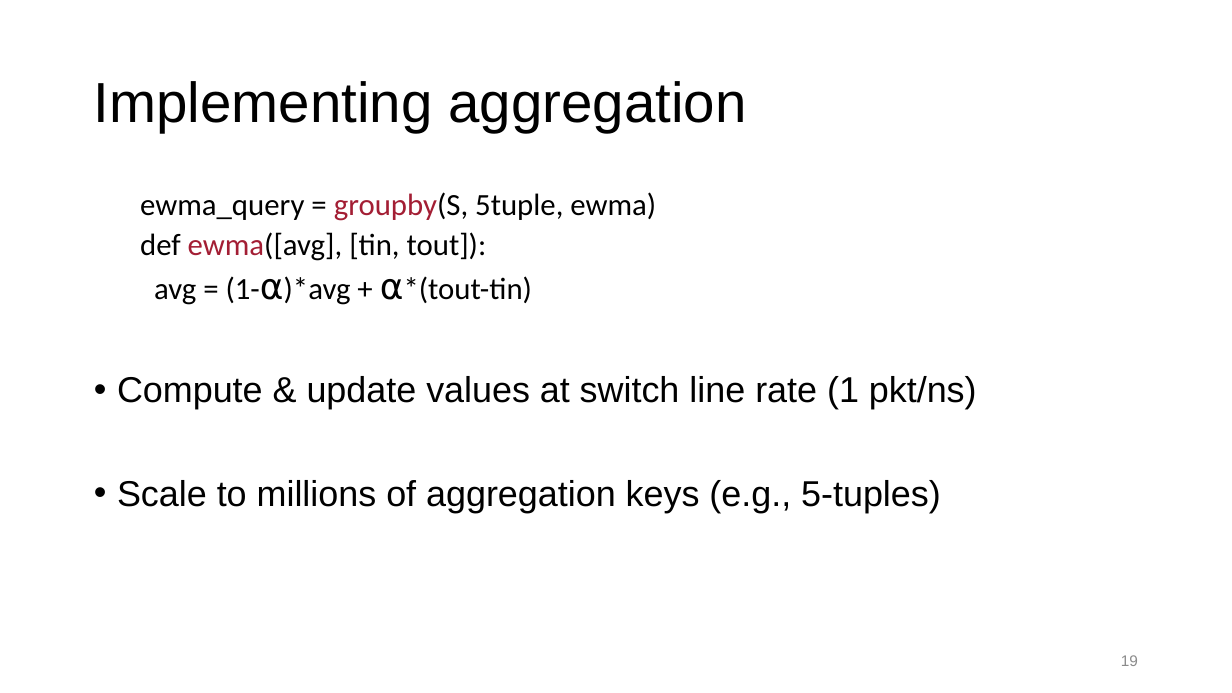
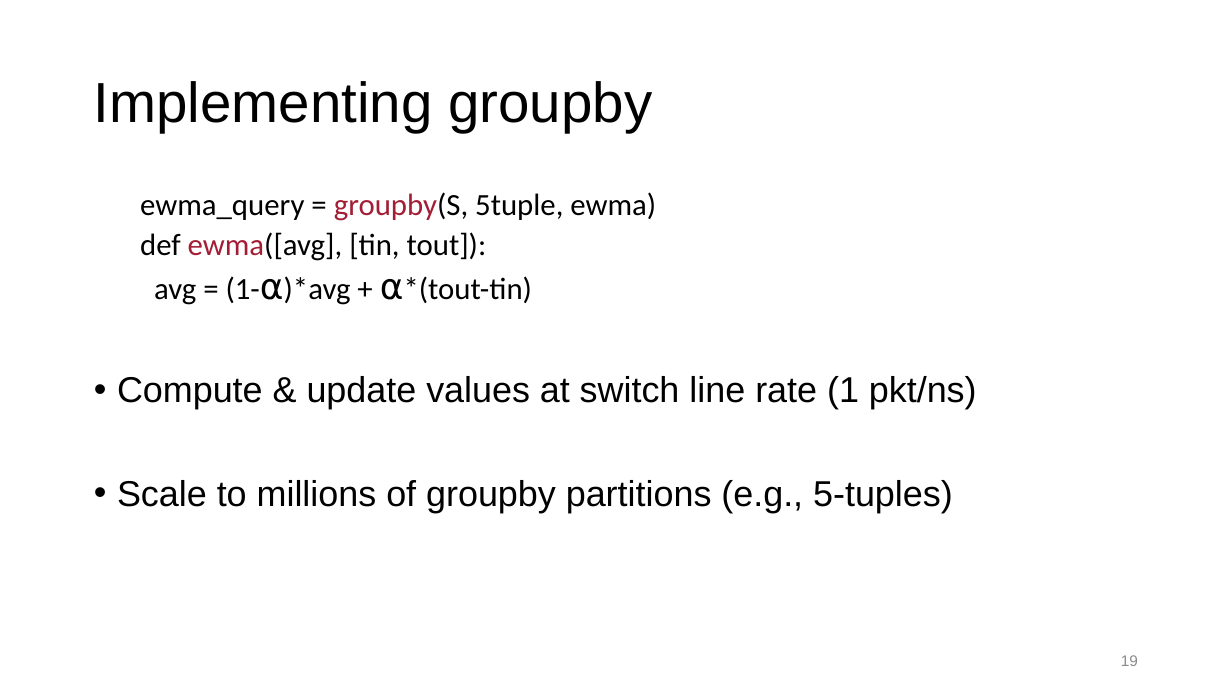
Before and after one commit to anirudhSK/pifo-domino-marple-ppts, a slide deck: slide 19 of marple_itx18.pptx. Drawn at 1232x693 pixels with LibreOffice and Linux fonts; fonts in the diff are those of the drawing. Boxes give left, top, right and bottom in pixels: in the first picture for what was removed or moved away, otherwise in the second. Text is boxed around its words. In the diff, an @@ line names an element or a change of style, - is before the commit and + after.

```diff
--- a/marple_itx18.pptx
+++ b/marple_itx18.pptx
@@ title at box(94, 81, 652, 132): text changed @@
-Implementing aggregation
+Implementing groupby
@@ text at box(117, 480, 953, 513): text changed @@
-• Scale to millions of aggregation keys (e.g., 5-tuples)
+• Scale to millions of groupby partitions (e.g., 5-tuples)
```
Also in this commit, not shown: 2 other slides changed.
